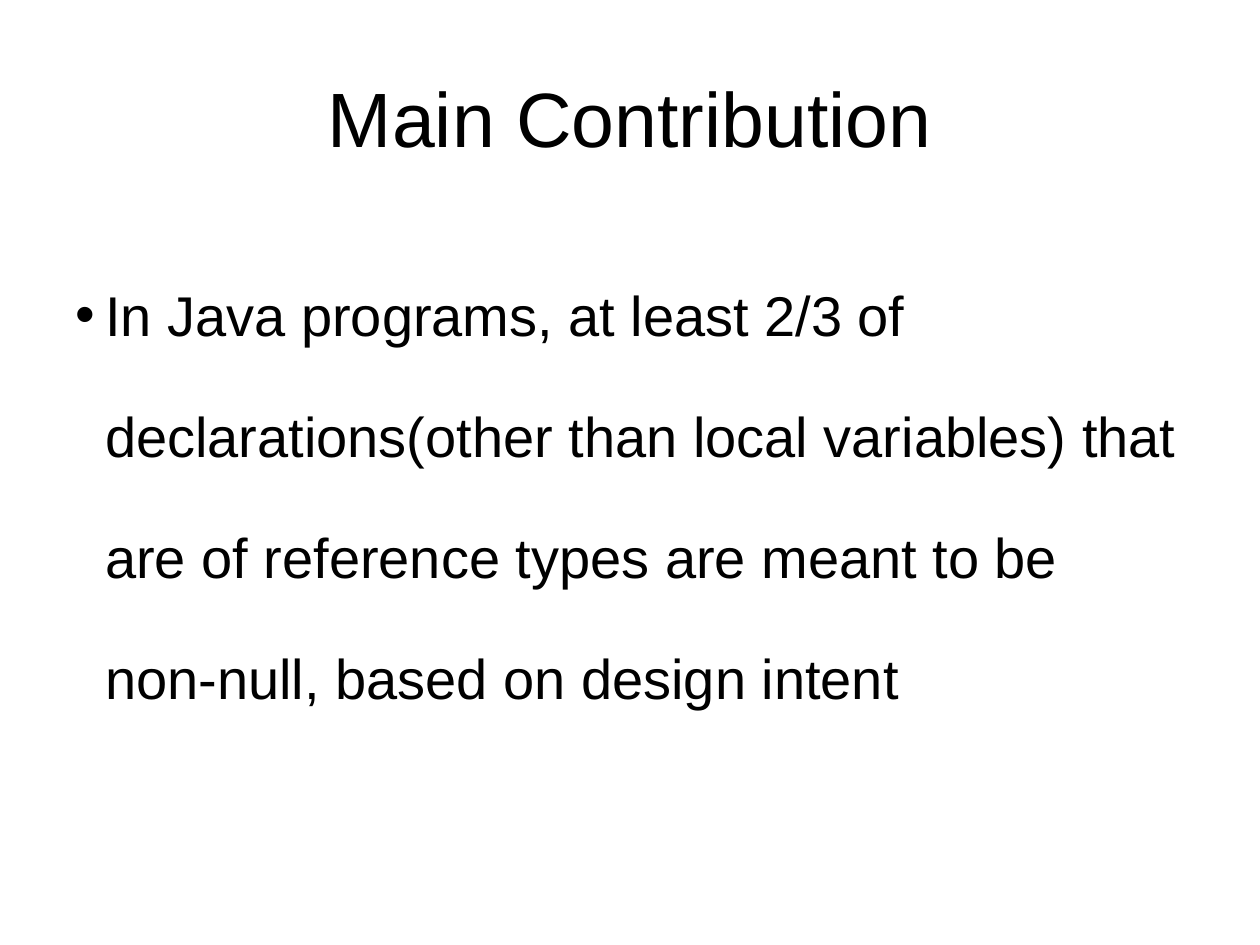
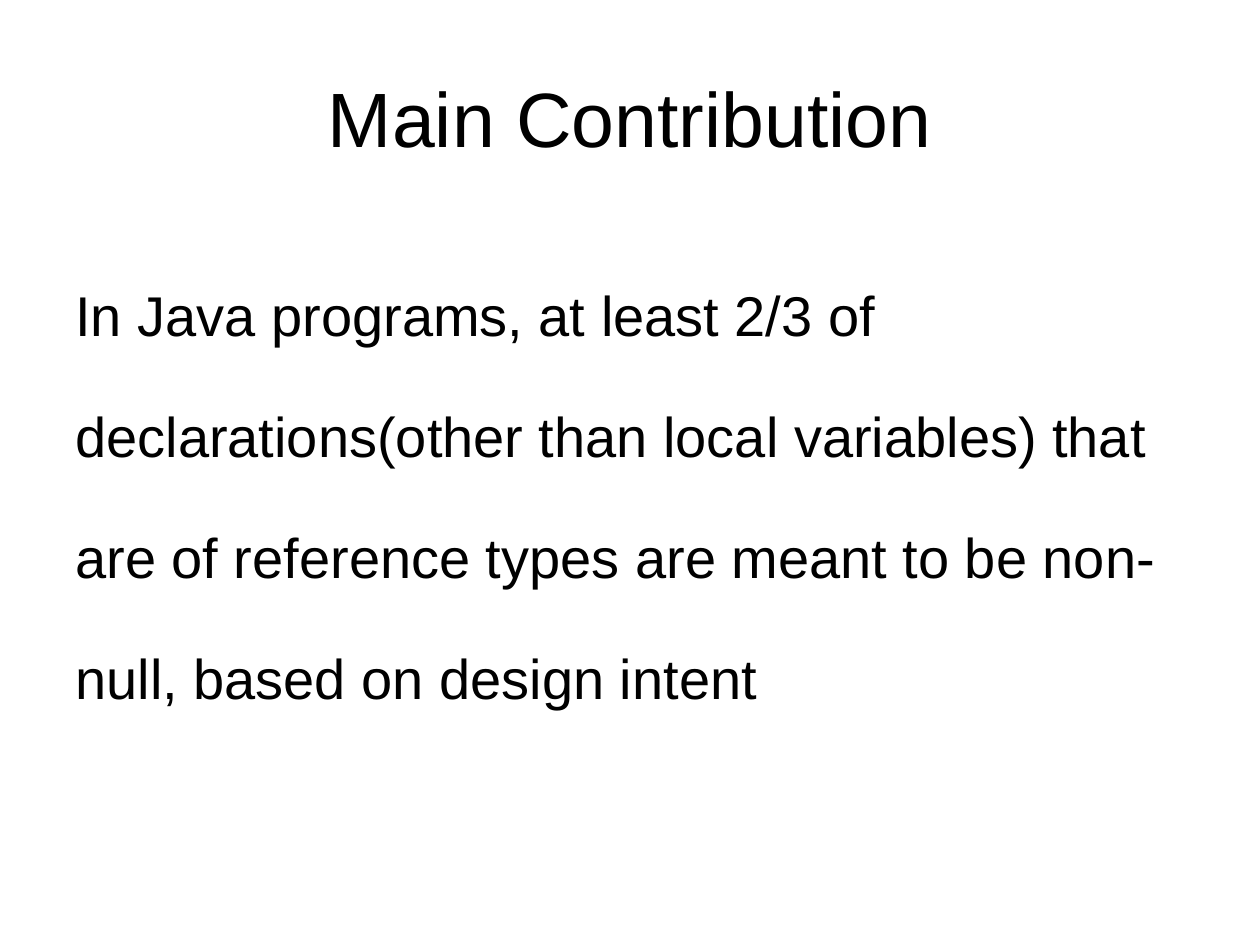
Before and after one commit to xiaohe27/Papers4Courses, a slide deck: slide 3 of CS527/Presentation/Non-Null-By-Default.ppt. Drawn at 1260x945 pixels with LibreOffice and Linux fonts; fonts in the diff are those of the drawing. Boxes give left, top, right and bottom in pixels: in the first picture for what was removed or moved away, otherwise in the second. Text is boxed around its words. In the diff, an @@ line names an element or a change of style, - is before the commit and + after.

```diff
--- a/CS527/Presentation/Non-Null-By-Default.ppt
+++ b/CS527/Presentation/Non-Null-By-Default.ppt
@@ text "In Java programs, at least ..." at (x1=75, y1=295, x2=1155, y2=710): bullet • to none @@
```
Also in this commit, not shown: 2 other slides changed, 1 slide added, 1 slide removed.
